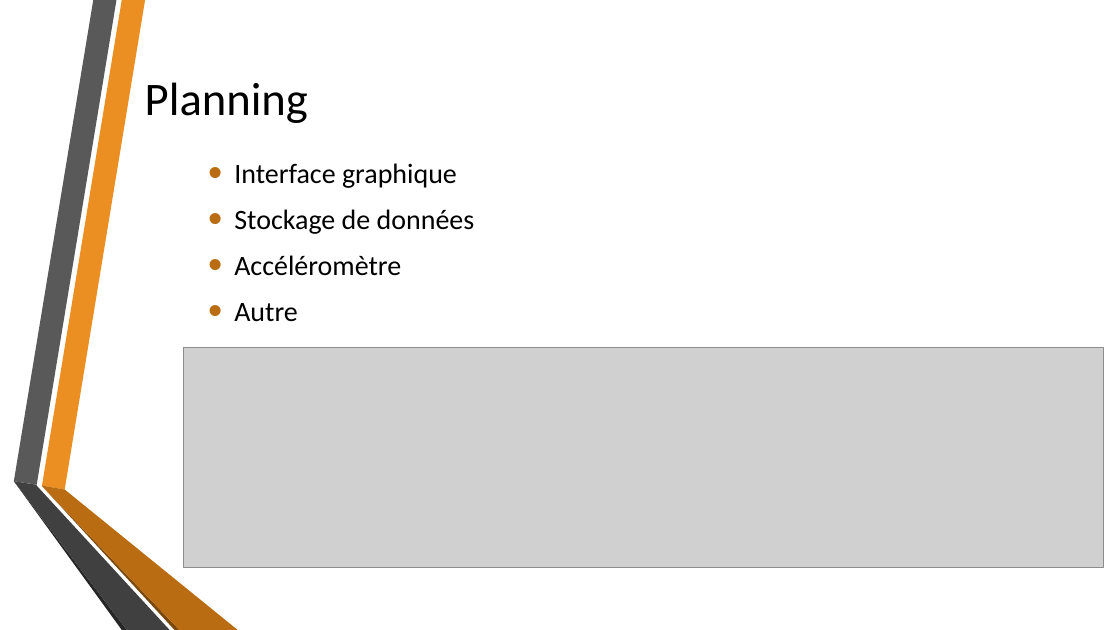
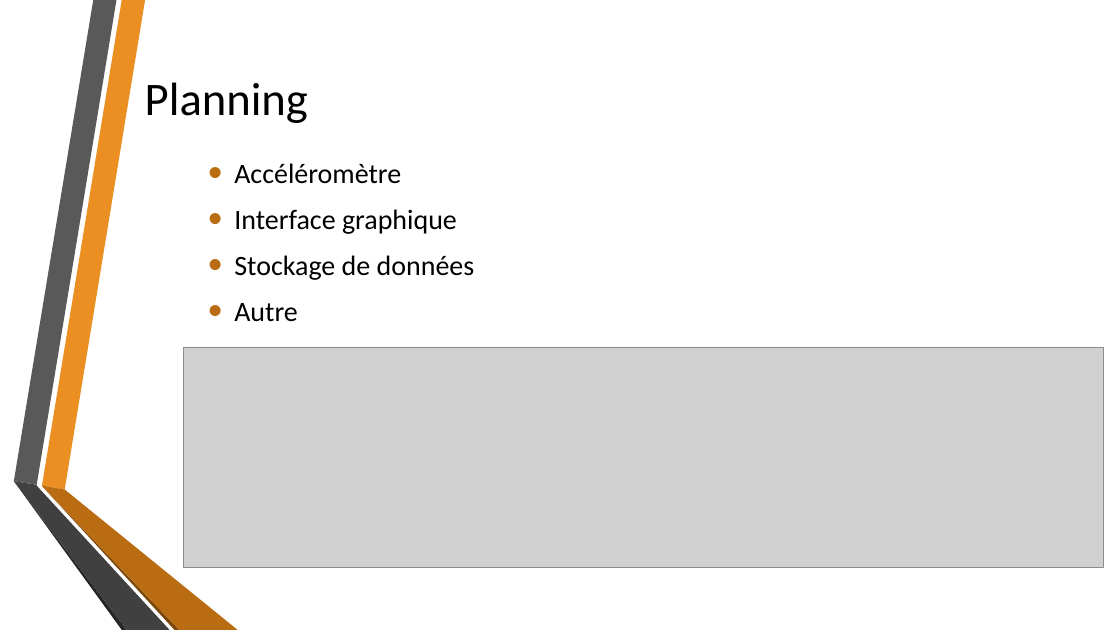
Before and after one commit to gaboss222/DevModileProject, a slide deck: slide 7 of Présentation.pptx. Drawn at 1120x630 pixels with LibreOffice and Linux fonts; fonts in the diff are those of the drawing; grey boxes stand for pictures; background and template pictures are left out. Boxes give left, top, right and bottom in pixels: in the first picture for what was removed or moved away, otherwise in the second. Text is boxed around its words. In the diff, an @@ line names an element or a change of style, - is before the commit and + after.

```diff
--- a/Présentation.pptx
+++ b/Présentation.pptx
@@ text at bbox=[234, 163, 401, 184]: paragraph added @@
+• Accéléromètre
@@ text at bbox=[234, 255, 401, 276]: paragraph removed @@
-• Accéléromètre
```
Also in this commit, not shown: 1 other slide changed, 1 other file.
